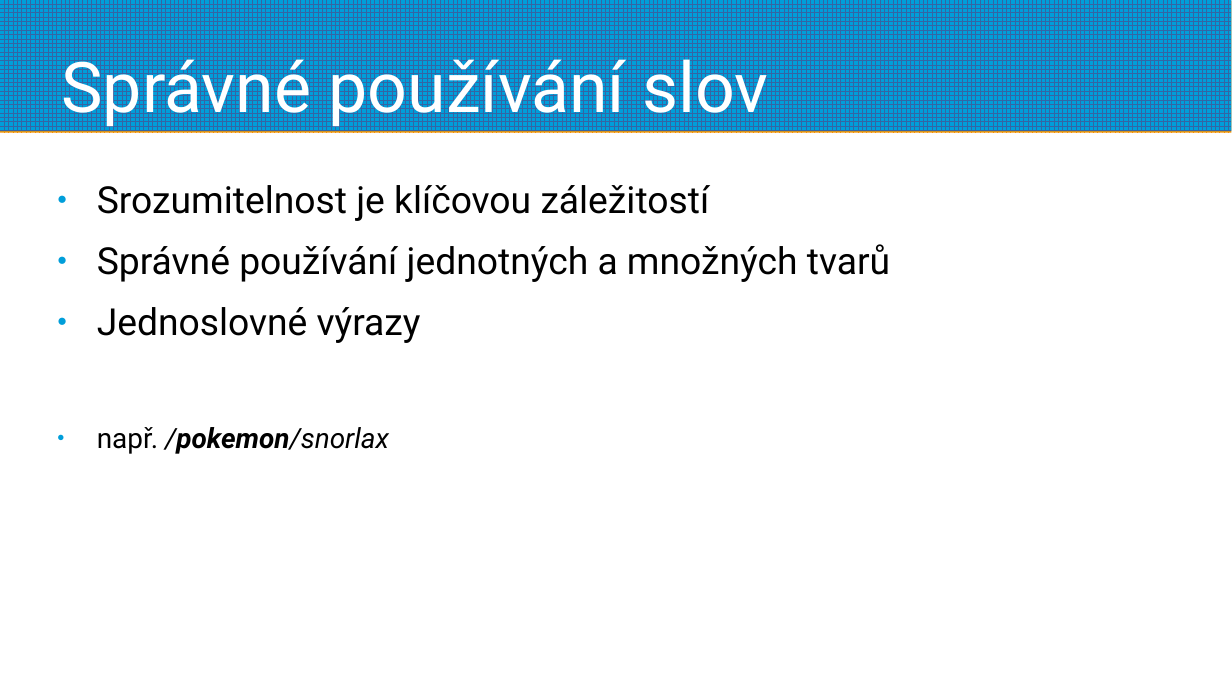
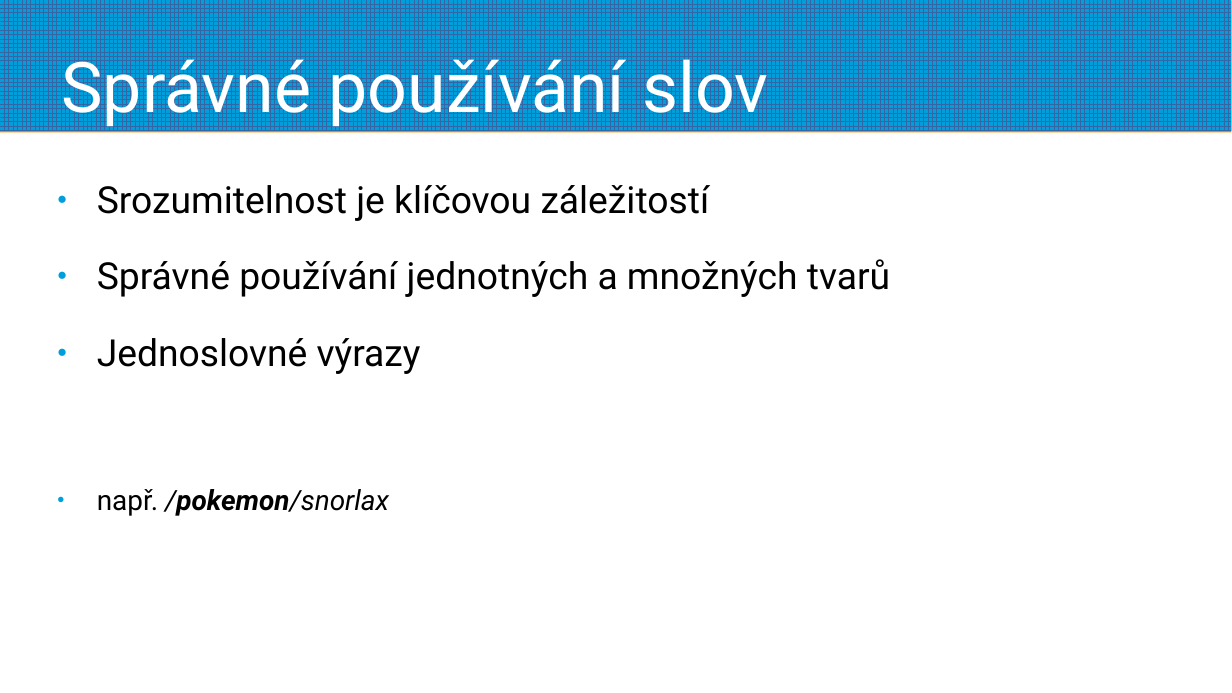
Before and after one commit to estrellasfv/rest-api, a slide deck: slide 16 of brunova.ppsx (slide 15 before the commit). Drawn at 1232x693 pixels with LibreOffice and Linux fonts; fonts in the diff are those of the drawing; background and template pictures are left out. Boxes give left, top, right and bottom in pixels: in the first picture for what was removed or moved away, otherwise in the second. Text is boxed around its words. In the diff, an @@ line names an element or a change of style, - is before the commit and + after.

```diff
--- a/brunova.ppsx
+++ b/brunova.ppsx
@@ text "Srozumitelnost je klíčovou záležitostí" at bbox=[97, 185, 890, 516]: more space between paragraphs @@
```
Also in this commit, not shown: 13 other slides changed, 1 slide added, 1 other file.
